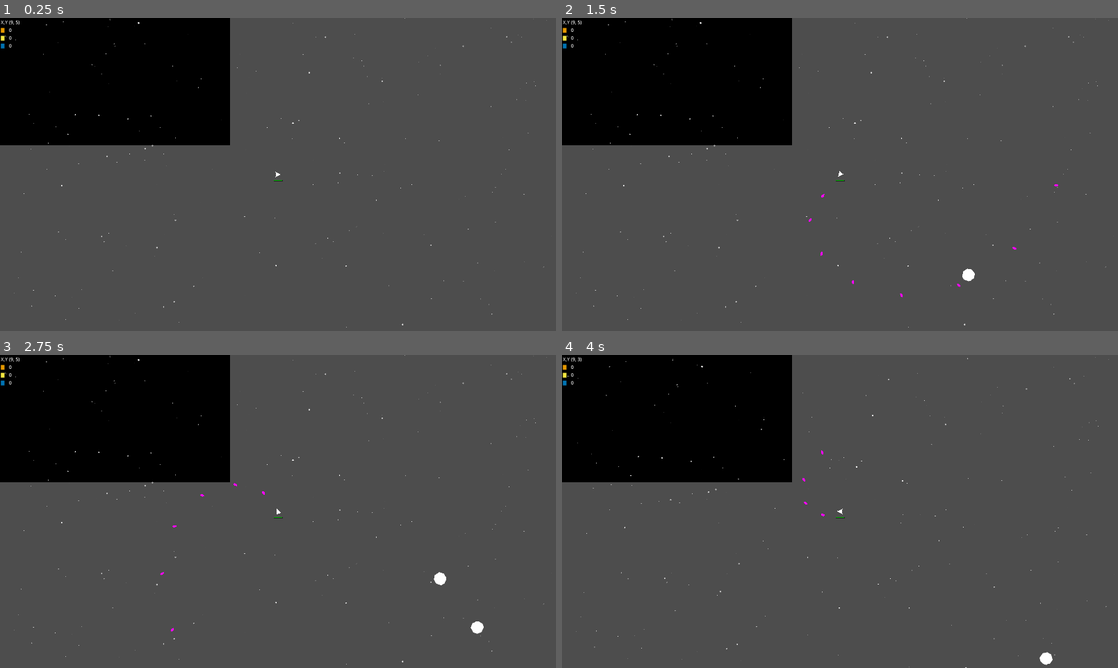
Above: before the commit, frames 1-4 (two rows, left to right).
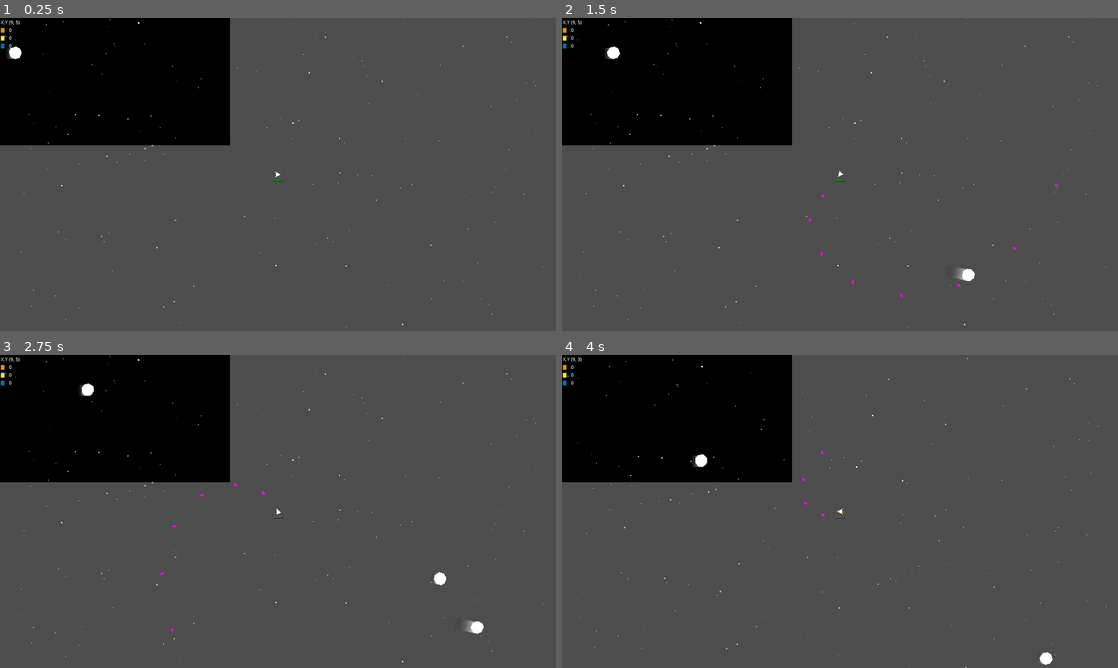
Above: after the commit, the same moments.

Repository: krets/space-octo
Game: Godot game, scene res://scenes/Game.tscn
Two runs of this game, one before a commit and one after it. Both use one fixed random seed, a clock stepped at 60 frames per second and the inputs below.
Inputs:
- Up to frame 1 (0.25 s): no input
- Up to frame 2 (1.5 s): hold D (turn_right) 0.53-1.28 s; hold Space (shoot) 0.53-1.28 s; hold S (brake) from 1.28 s (still down); tap Space (shoot) at 1.35 s
- Up to frame 3 (2.75 s): release S (brake) at 2.03 s; hold D (turn_right) from 2.03 s (still down); hold Space (shoot) from 2.03 s (still down)
- Up to frame 4 (4 s): release D (turn_right) at 2.78 s; release Space (shoot) at 2.78 s; hold W (thrust) 2.78-3.53 s; tap Space (shoot) at 2.85 s; hold A (turn_left) from 3.53 s (still down); hold Space (shoot) from 3.53 s (still down)

The runs differ from the first frame. In frame 1, less than 0.1% of the frame differs, in the area x 1-4%, y 9-14%; in frame 2, 0.1%; in frame 3, 0.1%, in the area x 14-86%, y 9-90%; in frame 4, 0.1%.

Commit message:
Adding Trail for and asteroids

Diff:
--- a/scenes/Game.tscn
+++ b/scenes/Game.tscn
@@ -1,7 +1,8 @@
-[gd_scene load_steps=5 format=3 uid="uid://fl2kqgotehqv"]
+[gd_scene load_steps=6 format=3 uid="uid://fl2kqgotehqv"]
 
 [ext_resource type="Script" uid="uid://1sg3fatw1k6i" path="res://scripts/game.gd" id="1_78awf"]
 [ext_resource type="PackedScene" uid="uid://cwuun8ra6ut7b" path="res://scenes/starfield.tscn" id="1_cpr0p"]
+[ext_resource type="PackedScene" uid="uid://unanq7oxhbih" path="res://scenes/asteroid.tscn" id="1_qbsmt"]
 [ext_resource type="PackedScene" uid="uid://dqo5pdkg21lrv" path="res://scenes/Player.tscn" id="2_cpr0p"]
 [ext_resource type="PackedScene" uid="uid://cha7k347d2gt3" path="res://scenes/hud_stats.tscn" id="3_s0nni"]
 
@@ -32,6 +33,10 @@
 z_index = 1
 position = Vector2(973, 551)
 
+[node name="Asteroid" parent="." instance=ExtResource("1_qbsmt")]
+position = Vector2(41, 131)
+initial_velocity = Vector2(100, 0)
+
 [node name="AsteroidSpawner" type="Timer" parent="."]
 autostart = true
 
--- a/scenes/Player.tscn
+++ b/scenes/Player.tscn
@@ -1,8 +1,10 @@
-[gd_scene load_steps=9 format=3 uid="uid://dqo5pdkg21lrv"]
+[gd_scene load_steps=11 format=3 uid="uid://dqo5pdkg21lrv"]
 
 [ext_resource type="Script" uid="uid://c5maxheqlon8c" path="res://scripts/player/player.gd" id="1_p0vlq"]
 [ext_resource type="Resource" uid="uid://bpgbonsjy52o3" path="res://resources/player_stats.tres" id="2_v6fml"]
 [ext_resource type="PackedScene" uid="uid://cq5pmjabpw6gp" path="res://scenes/health_bar.tscn" id="3_3li8b"]
+[ext_resource type="PackedScene" uid="uid://ccgnwek2up0kc" path="res://scenes/movement_trail.tscn" id="3_qu4a1"]
+[ext_resource type="Script" uid="uid://dn0cbsaw7i0nn" path="res://scenes/movement_trail.gd" id="4_70d11"]
 
 [sub_resource type="CircleShape2D" id="CircleShape2D_v6fml"]
 
@@ -83,6 +85,13 @@
 wait_time = 0.5
 one_shot = true
 
+[node name="MovementTrail" parent="." instance=ExtResource("3_qu4a1")]
+modulate = Color(1, 0.533333, 0, 1)
+z_index = -1
+position = Vector2(-6, -1)
+scale = Vector2(1, 0.320004)
+script = ExtResource("4_70d11")
+
 [node name="Camera2D" type="Camera2D" parent="."]
 
 [node name="HealthBarParent" type="Node2D" parent="."]
--- a/scenes/asteroid.gd
+++ b/scenes/asteroid.gd
@@ -1,9 +1,9 @@
 extends CharacterBody2D
 
 @export var stats : Resource = preload("res://resources/asteroid.tres")
+@export var angular_velocity : float = randf_range(-4.0, 4.0)  # Random value between 1.0 and 5.0
+@export var initial_velocity : Vector2 = Vector2(randf_range(1, 200), randf_range(1, 200))
 
-var angular_velocity : float = randf_range(-4.0, 4.0)  # Random value between 1.0 and 5.0
-var initial_velocity : Vector2 = Vector2(randf_range(1, 200), randf_range(1, 200))
 var bodies : Array = []
 
 var hit_damage : float = 10.0
--- a/scenes/asteroid.tscn
+++ b/scenes/asteroid.tscn
@@ -1,6 +1,7 @@
-[gd_scene load_steps=5 format=3 uid="uid://unanq7oxhbih"]
+[gd_scene load_steps=6 format=3 uid="uid://unanq7oxhbih"]
 
 [ext_resource type="Script" uid="uid://cj21gb5qrxbm5" path="res://scenes/asteroid.gd" id="1_akfqu"]
+[ext_resource type="PackedScene" uid="uid://ccgnwek2up0kc" path="res://scenes/movement_trail.tscn" id="2_6mo6b"]
 
 [sub_resource type="CircleShape2D" id="CircleShape2D_6mo6b"]
 radius = 22.0907
@@ -21,6 +22,10 @@
 collision_layer = 2
 collision_mask = 3
 script = ExtResource("1_akfqu")
+
+[node name="MovementTrail" parent="." instance=ExtResource("2_6mo6b")]
+scale = Vector2(1.00181, 0.96)
+trail_scale = 0.01
 
 [node name="Polygon2D" type="Polygon2D" parent="."]
 polygon = PackedVector2Array(-14, -18, 5, -21, 18, -12, 22, 2, 13, 19, -4, 22, -10, 17, -15, 16, -20, 8, -21, -7)
--- /dev/null
+++ b/scenes/movement_trail.gd
@@ -0,0 +1,15 @@
+extends Node2D
+
+@onready var parent = get_parent()
+@export var trail_scale : float = 0.001
+
+func _ready() -> void:
+	scale.x = 1.0
+
+func _process(delta: float) -> void:
+	var velocity = parent.velocity
+	var trail_x_size = velocity.length() * trail_scale
+	scale.x = trail_x_size
+
+	if velocity.length() > 0:
+		look_at(global_position + velocity)
--- /dev/null
+++ b/scenes/movement_trail.tscn
@@ -0,0 +1,19 @@
+[gd_scene load_steps=4 format=3 uid="uid://ccgnwek2up0kc"]
+
+[ext_resource type="Script" uid="uid://dn0cbsaw7i0nn" path="res://scenes/movement_trail.gd" id="1_im635"]
+
+[sub_resource type="Gradient" id="Gradient_u1t1s"]
+colors = PackedColorArray(0, 0, 0, 0, 1, 1, 1, 1)
+
+[sub_resource type="GradientTexture1D" id="GradientTexture1D_im635"]
+gradient = SubResource("Gradient_u1t1s")
+
+[node name="MovementTrail" type="Node2D"]
+script = ExtResource("1_im635")
+
+[node name="TextureRect" type="TextureRect" parent="."]
+offset_left = -40.0
+offset_top = -18.0
+offset_bottom = 22.0
+texture = SubResource("GradientTexture1D_im635")
+expand_mode = 2
Not shown, added: scenes/movement_trail.gd.uid
Not shown, changed: ToDo.md
